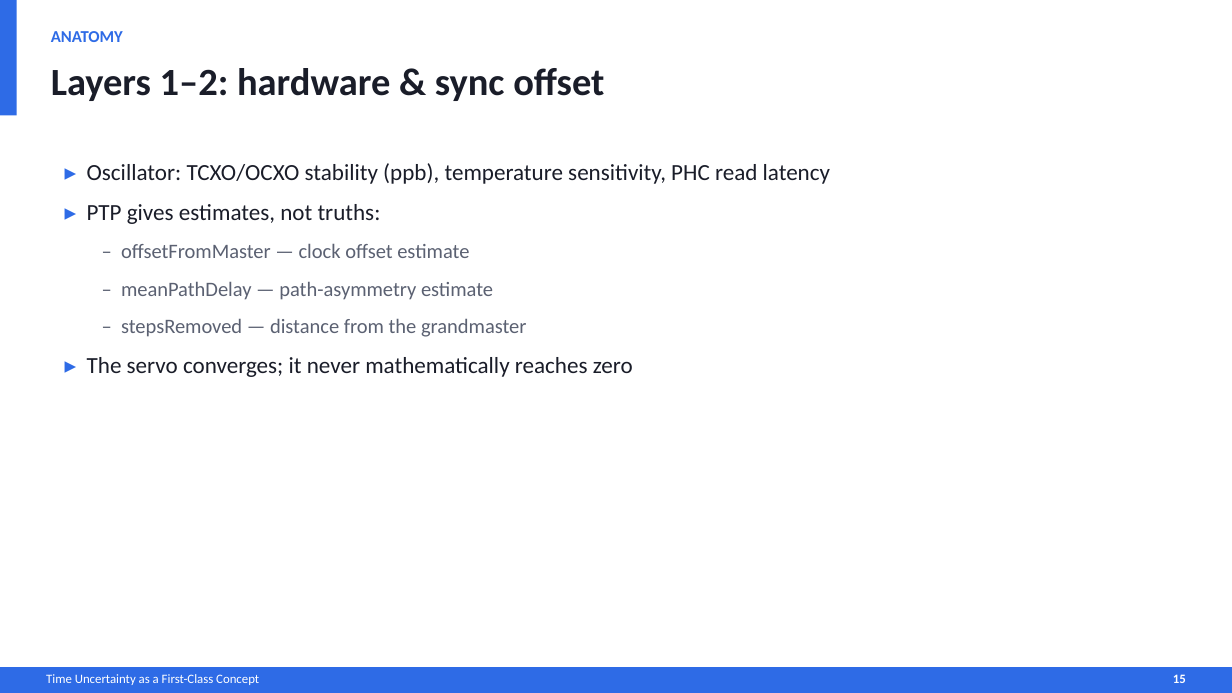
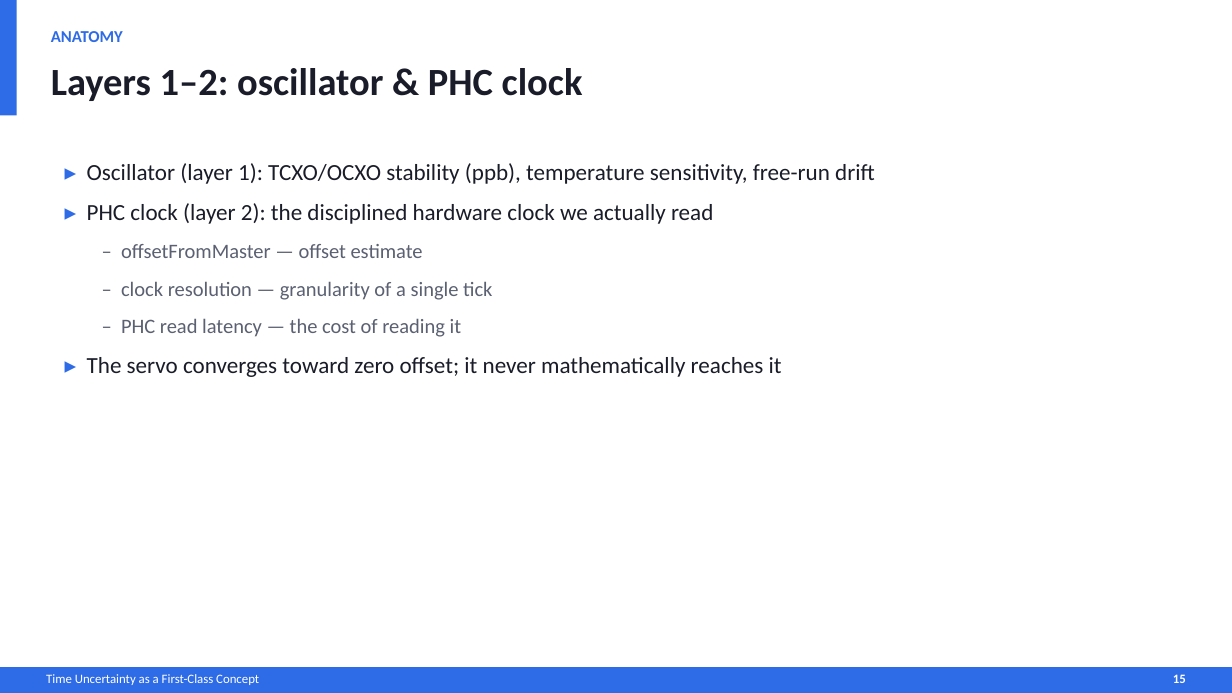
Before and after one commit to MaciekMachni/netdev-0x1a-talk, a slide deck: slide 15 of time-uncertainty-error-bar.pptx. Drawn at 1232x693 pixels with LibreOffice and Linux fonts; fonts in the diff are those of the drawing. Boxes give left, top, right and bottom in pixels: in the first picture for what was removed or moved away, otherwise in the second. Text is boxed around its words. In the diff, an @@ line names an element or a change of style, - is before the commit and + after.

Commit message:
review slides 1-22

```diff
--- a/time-uncertainty-error-bar.pptx
+++ b/time-uncertainty-error-bar.pptx
@@ text at [51, 68, 583, 101]: text changed @@
-Layers 1–2: hardware & sync offset
+Layers 1–2: oscillator & PHC clock
@@ text at [87, 163, 875, 377]: text changed @@
-▸ Oscillator: TCXO/OCXO stability (ppb), temperature sensitivity, PHC read latency
-▸ PTP gives estimates, not truths:
-– offsetFromMaster — clock offset estimate
-– meanPathDelay — path-asymmetry estimate
-– stepsRemoved — distance from the grandmaster
-▸ The servo converges; it never mathematically reaches zero
+▸ Oscillator (layer 1): TCXO/OCXO stability (ppb), temperature sensitivity, free-run drift
+▸ PHC clock (layer 2): the disciplined hardware clock we actually read
+– offsetFromMaster — offset estimate
+– clock resolution — granularity of a single tick
+– PHC read latency — the cost of reading it
+▸ The servo converges toward zero offset; it never mathematically reaches it
```
Also in this commit, not shown: 10 other slides changed, 3 other files.
